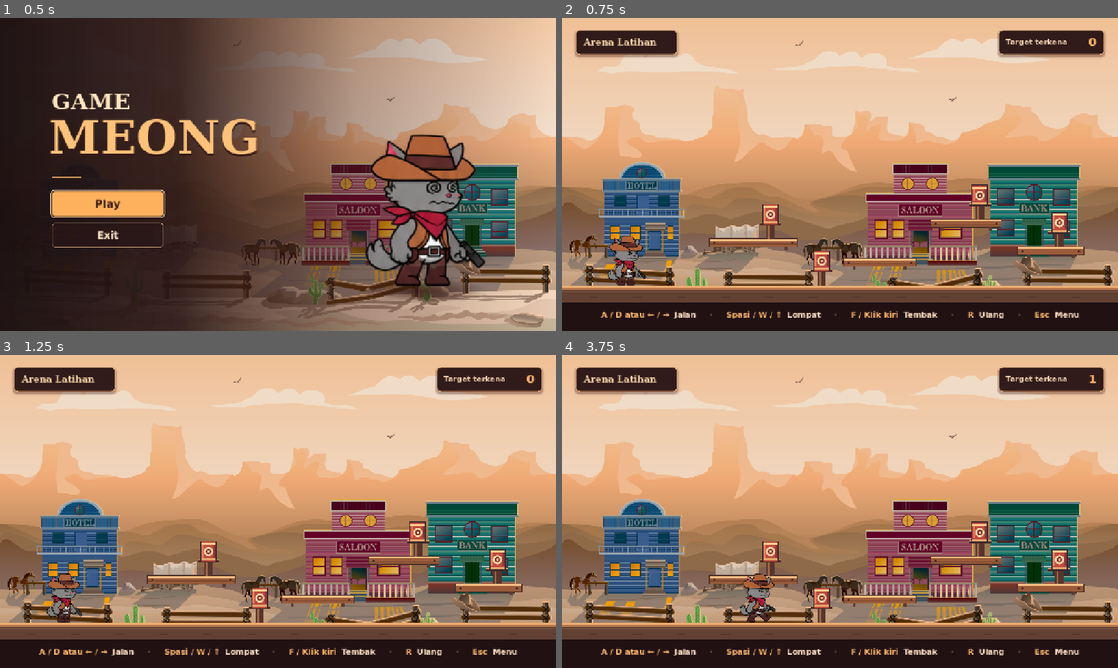
Above: before the commit, frames 1-4 (two rows, left to right).
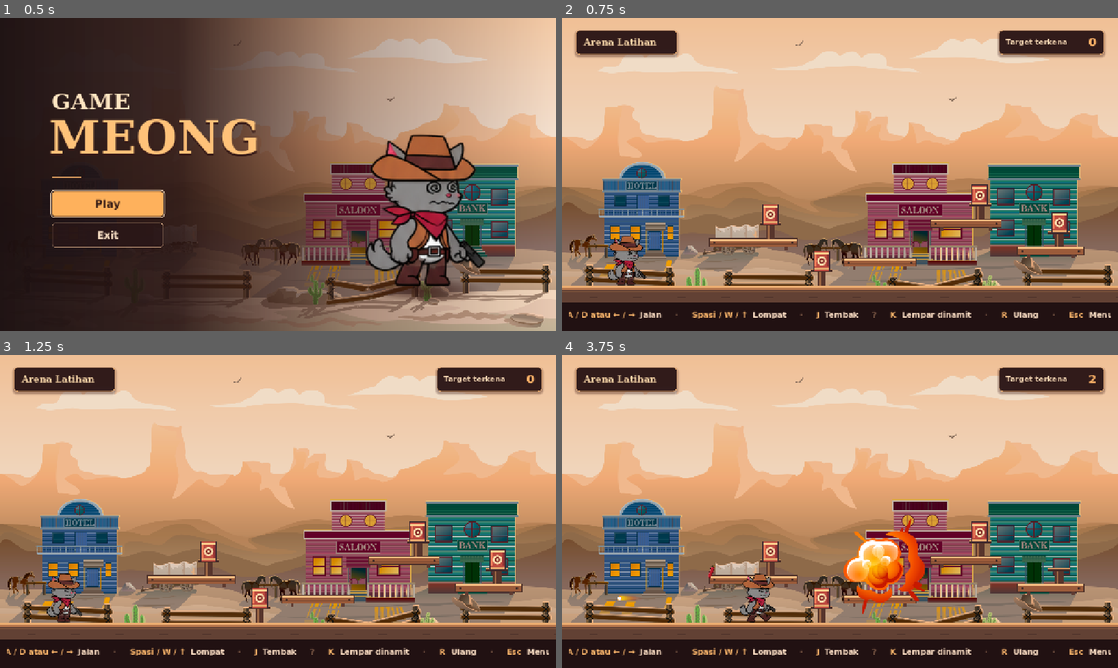
Above: after the commit, the same moments.

Repository: HabibiYasin/gamemeong
Game: Godot game, scene res://scenes/menu.tscn
Two runs of this game, one before a commit and one after it. Both use one fixed random seed, a clock stepped at 60 frames per second and the inputs below.
Inputs (mouse positions are in pixels of both pictures, inside the frame that each line leads up to):
- Up to frame 1 (0.5 s): no input
- Up to frame 2 (0.75 s): click "Play" at 0.5 s
- Up to frame 3 (1.25 s): no input
- Up to frame 4 (3.75 s): move the mouse to (962, 495) at 1.27 s; hold J (shoot, bound only after the commit) 1.28-2.03 s; hold D (move_right) 1.28-2.78 s; tap Space (jump) at 1.52, 2.27 s; click (962, 495) at 1.55 s; move the mouse to (728, 527) at 2.02 s; click (728, 527) at 2.1 s; tap K (throw_dynamite, bound only after the commit) at 2.3, 2.85 s; move the mouse to (895, 442) at 2.77 s; hold A (move_left) 2.78-3.53 s; hold J (shoot, bound only after the commit) 2.78-3.53 s; move the mouse to (812, 574) at 3.52 s; hold D (move_right) from 3.53 s (still down); tap J (shoot, bound only after the commit) at 3.6 s

Frame 1 is identical in both runs. In frame 2, 1.3% of the frame differs, in the area x 1-99%, y 93-96%; in frame 3, 1.3%; in frame 4, 3.7%, in the area x 1-99%, y 6-96%.

Commit message:
Add dynamite throws and update player controls

Diff:
--- a/project.godot
+++ b/project.godot
@@ -49,9 +49,11 @@
 }
 shoot={
 "deadzone": 0.2,
-"events": [Object(InputEventMouseButton,"resource_local_to_scene":false,"resource_name":"","device":32,"window_id":0,"alt_pressed":false,"shift_pressed":false,"ctrl_pressed":false,"meta_pressed":false,"button_mask":0,"position":Vector2(0, 0),"global_position":Vector2(0, 0),"factor":1.0,"button_index":1,"canceled":false,"pressed":false,"double_click":false,"script":null)
-, Object(InputEventKey,"resource_local_to_scene":false,"resource_name":"","device":16,"window_id":0,"alt_pressed":false,"shift_pressed":false,"ctrl_pressed":false,"meta_pressed":false,"pressed":false,"keycode":0,"physical_keycode":70,"key_label":0,"unicode":0,"location":0,"echo":false,"script":null)
-]
+"events": [Object(InputEventKey,"physical_keycode":74)]
+}
+throw_dynamite={
+"deadzone": 0.2,
+"events": [Object(InputEventKey,"physical_keycode":75)]
 }
 restart={
 "deadzone": 0.2,
--- a/scenes/arena.tscn
+++ b/scenes/arena.tscn
@@ -121,6 +121,6 @@
 theme_override_fonts/normal_font = SubResource("InterfaceFont")
 theme_override_font_sizes/normal_font_size = 18
 bbcode_enabled = true
-text = "[center][color=#ffb96d]A / D atau ← / →[/color]  Jal …(89 unchanged characters)… or=#86604b]·[/color]     [color=#ffb96d]F / Klik kiri[/color]  Tembak     [color=#86604b]·[/color]     [color …(101 unchanged characters)…
+text = "[center][color=#ffb96d]A / D atau ← / →[/color]  Jal …(89 unchanged characters)… or=#86604b]·[/color]     [color=#ffb96d]J[/color]  Tembak     [color=#86604b]?[/color]     [color=#ffb96d]K[/color]  Lempar dinamit     [color=#86604b]·[/color]     [color …(101 unchanged characters)…
 scroll_active = false
 autowrap_mode = 0
--- a/scenes/menu.tscn
+++ b/scenes/menu.tscn
@@ -2,7 +2,7 @@
 
 [ext_resource type="Script" path="res://scripts/menu.gd" id="1"]
 [ext_resource type="Texture2D" path="res://Assets/Background/2/background.png" id="2"]
-[ext_resource type="Texture2D" path="res://Assets/Character/Main/Feline cowboy run-and-gun sprite atlas.png" id="3"]
+[ext_resource type="Texture2D" path="res://Assets/Character/Main/Grey full.png" id="3"]
 
 [sub_resource type="Gradient" id="Shade"]
 offsets = PackedFloat32Array(0, 0.32, 0.64, 1)
--- /dev/null
+++ b/scripts/dynamite.gd
@@ -0,0 +1,68 @@
+extends CharacterBody2D
+
+const ART := preload("res://Assets/Weapon/dynamite.png")
+const EXPLOSION := [
+	preload("res://Assets/Effect/dynamite_explosion/2_1.png"),
+	preload("res://Assets/Effect/dynamite_explosion/2_2.png"),
+	preload("res://Assets/Effect/dynamite_explosion/2_3.png"),
+	preload("res://Assets/Effect/dynamite_explosion/2_4.png"),
+	preload("res://Assets/Effect/dynamite_explosion/2_5.png"),
+	preload("res://Assets/Effect/dynamite_explosion/2_6.png"),
+	preload("res://Assets/Effect/dynamite_explosion/2_7.png"),
+	preload("res://Assets/Effect/dynamite_explosion/2_8.png"),
+	preload("res://Assets/Effect/dynamite_explosion/2_9.png")
+]
+const BLAST_RADIUS := 118.0
+const GRAVITY := 1450.0
+
+var fuse := 1.05
+var art: Sprite2D
+
+
+func launch(direction: int) -> void:
+	velocity = Vector2(490.0 * direction, -460.0)
+
+
+func _ready() -> void:
+	collision_layer = 0
+	collision_mask = 1
+	z_index = 4
+	var shape := CircleShape2D.new()
+	shape.radius = 10.0
+	var collider := CollisionShape2D.new()
+	collider.shape = shape
+	add_child(collider)
+	art = Sprite2D.new()
+	art.texture = ART
+	art.scale = Vector2.ONE * 0.48
+	add_child(art)
+
+
+func _physics_process(delta: float) -> void:
+	fuse -= delta
+	if fuse <= 0.0:
+		_explode()
+		return
+	velocity.y += GRAVITY * delta
+	art.rotation += velocity.x * delta * 0.023
+	var collision := move_and_collide(velocity * delta)
+	if collision:
+		velocity = velocity.bounce(collision.get_normal()) * 0.43
+
+
+func _explode() -> void:
+	get_tree().call_group(&"practice_targets", &"take_blast", global_position, BLAST_RADIUS)
+
+	var frames := SpriteFrames.new()
+	frames.set_animation_speed(&"default", 20.0)
+	frames.set_animation_loop(&"default", false)
+	for texture: Texture2D in EXPLOSION:
+		frames.add_frame(&"default", texture)
+	var effect := AnimatedSprite2D.new()
+	effect.sprite_frames = frames
+	effect.position = position + Vector2(0.0, -44.0)
+	effect.z_index = 5
+	effect.animation_finished.connect(effect.queue_free)
+	get_parent().add_child(effect)
+	effect.play()
+	queue_free()
--- a/scripts/player.gd
+++ b/scripts/player.gd
@@ -1,7 +1,9 @@
 extends CharacterBody2D
 
 const Bullet := preload("res://scripts/bullet.gd")
-const ATLAS := preload("res://Assets/Character/Main/Feline cowboy run-and-gun sprite atlas.png")
+const Dynamite := preload("res://scripts/dynamite.gd")
+const ATLAS := preload("res://Assets/Character/Main/Grey full.png")
+const THROW_ATLAS := preload("res://Assets/Character/Main/Grey throw dynamite.png")
 const FRAME_SIZE := Vector2i(237, 222)
 const SPEED := 335.0
 const ACCELERATION := 2500.0
@@ -16,6 +18,8 @@
 var coyote_time := 0.0
 var jump_buffer := 0.0
 var shot_cooldown := 0.0
+var throwing := false
+var dynamite_released := false
 
 
 func _ready() -> void:
@@ -27,7 +31,18 @@
 	_add_animation(frames, &"run_shoot", 914, [1, 2, 3], 15.0, false)
 	_add_animation(frames, &"jump", 1380, [1], 1.0)
 	_add_animation(frames, &"fall", 1380, [2], 1.0)
+	frames.add_animation(&"throw")
+	frames.set_animation_speed(&"throw", 12.0)
+	frames.set_animation_loop(&"throw", false)
+	for column in range(4):
+		var frame := AtlasTexture.new()
+		frame.atlas = THROW_ATLAS
+		frame.region = Rect2(column * 543, 0, 543, 724)
+		frame.filter_clip = true
+		frames.add_frame(&"throw", frame)
 	sprite.sprite_frames = frames
+	sprite.frame_changed.connect(_on_sprite_frame_changed)
+	sprite.animation_finished.connect(_on_animation_finished)
 	sprite.play(&"idle")
 
 
@@ -53,7 +68,7 @@
 
 func _physics_process(delta: float) -> void:
 	var direction := Input.get_axis(&"move_left", &"move_right")
-	if direction != 0.0:
+	if direction != 0.0 and not throwing:
 		facing = 1 if direction > 0.0 else -1
 		sprite.flip_h = facing < 0
 	velocity.x = move_toward(velocity.x, direction * SPEED, ACCELERATION * delta)
@@ -76,10 +91,41 @@
 	move_and_slide()
 
 	shot_cooldown = maxf(shot_cooldown - delta, 0.0)
-	if Input.is_action_pressed(&"shoot") and shot_cooldown <= 0.0:
+	if throwing:
+		return
+	if Input.is_action_just_pressed(&"throw_dynamite"):
+		_start_throw()
+	elif Input.is_action_pressed(&"shoot") and shot_cooldown <= 0.0:
 		_shoot()
 	elif shot_cooldown <= 0.04:
 		_animate_movement()
+
+
+func _start_throw() -> void:
+	throwing = true
+	dynamite_released = false
+	sprite.scale = Vector2.ONE * 0.22
+	sprite.position.y = -57.0
+	sprite.play(&"throw")
+
+
+func _on_sprite_frame_changed() -> void:
+	if not throwing or dynamite_released or sprite.animation != &"throw" or sprite.frame < 2:
+		return
+	dynamite_released = true
+	var dynamite := Dynamite.new()
+	dynamite.position = get_parent().to_local(global_position + Vector2(38.0 * facing, -65.0))
+	dynamite.launch(facing)
+	get_parent().add_child(dynamite)
+
+
+func _on_animation_finished() -> void:
+	if not throwing:
+		return
+	throwing = false
+	sprite.scale = Vector2.ONE * 0.57
+	sprite.position.y = -63.27
+	_animate_movement()
 
 
 func _shoot() -> void:
--- a/scripts/target.gd
+++ b/scripts/target.gd
@@ -20,6 +20,7 @@
 
 
 func _ready() -> void:
+	add_to_group(&"practice_targets")
 	collision_layer = 2
 	collision_mask = 0
 	var shape := RectangleShape2D.new()
@@ -29,6 +30,13 @@
 	collider.position = CAN.get_center()
 	add_child(collider)
 	set_process(false)
+
+
+func take_blast(center: Vector2, radius: float) -> void:
+	var can_center := to_global(CAN.get_center())
+	if can_center.distance_squared_to(center) <= radius * radius:
+		var direction := 1 if can_center.x >= center.x else -1
+		take_hit(can_center, direction)
 
 
 func take_hit(hit_position: Vector2, direction: int) -> void:
Renamed: Assets/Character/Main/Feline cowboy run-and-gun sprite atlas.png -> Assets/Character/Main/Grey full.png
Not shown, added: Assets/Character/Main/Grey full.png.import
Binary file added: Assets/Character/Main/Grey throw dynamite.png
Not shown, added: Assets/Character/Main/Grey throw dynamite.png.import
Binary file added: Assets/Effect/dynamite_explosion/2_1.png
Not shown, added: Assets/Effect/dynamite_explosion/2_1.png.import
Binary file added: Assets/Effect/dynamite_explosion/2_2.png
Not shown, added: Assets/Effect/dynamite_explosion/2_2.png.import
Binary file added: Assets/Effect/dynamite_explosion/2_3.png
Not shown, changed: Assets/Effect/dynamite_explosion/2_3.png.import
Binary file added: Assets/Effect/dynamite_explosion/2_4.png
Not shown, added: Assets/Effect/dynamite_explosion/2_4.png.import
(and 13 more such lines)
